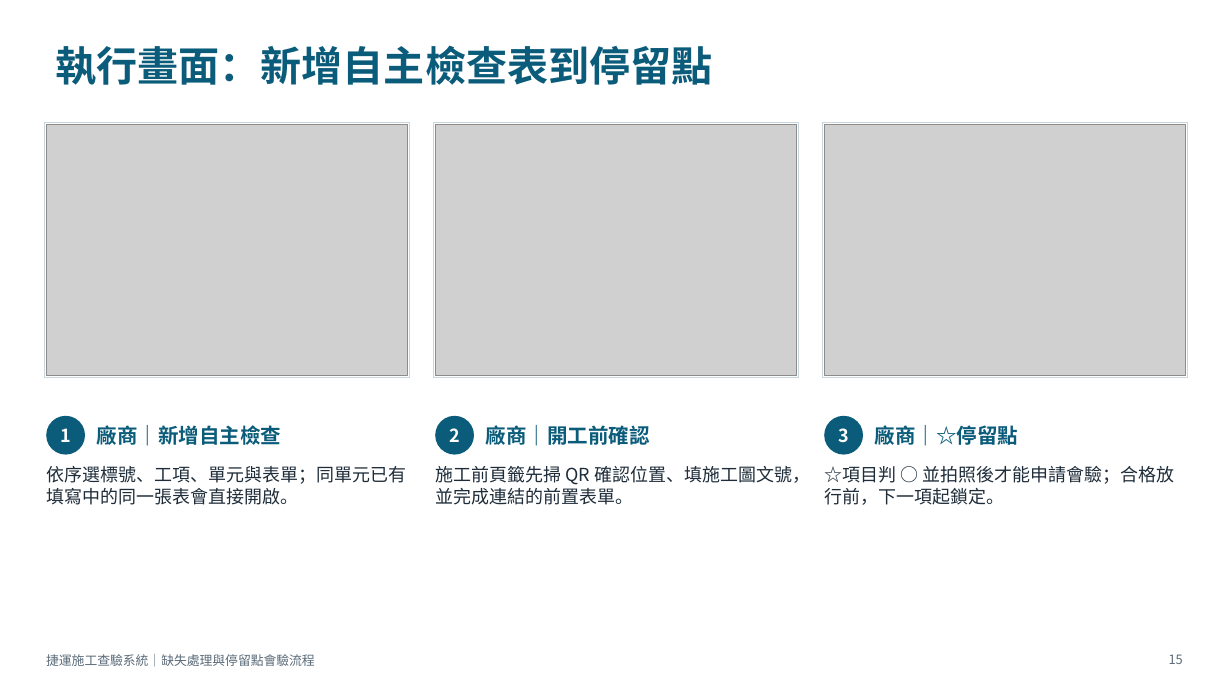
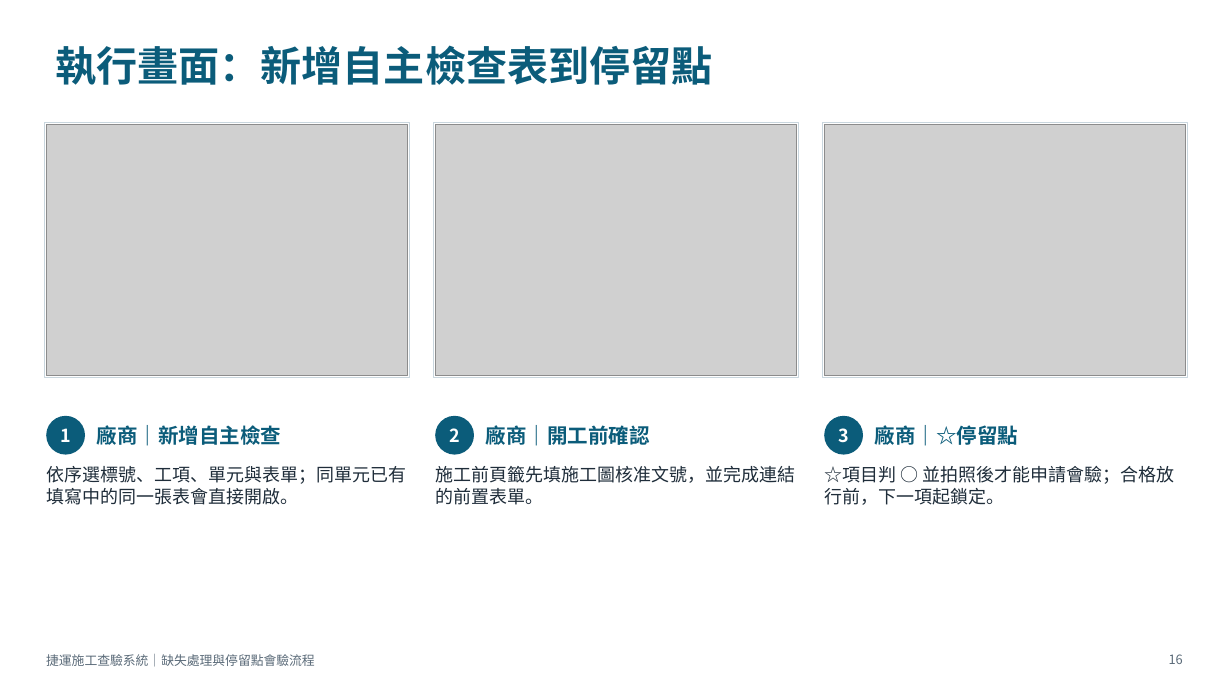
Before and after one commit to brianchou7310/MRT-Construction-QMS, a slide deck: slide 16 of 捷運施工查驗系統_缺失與停留點流程說明.pptx (slide 15 before the commit). Drawn at 1232x693 pixels with LibreOffice and Linux fonts; fonts in the diff are those of the drawing; grey boxes stand for pictures. Boxes give left, top, right and bottom in pixels: in the first picture for what was removed or moved away, otherwise in the second. Text is boxed around its words. In the diff, an @@ line names an element or a change of style, - is before the commit and + after.

```diff
--- a/捷運施工查驗系統_缺失與停留點流程說明.pptx
+++ b/捷運施工查驗系統_缺失與停留點流程說明.pptx
@@ text at bbox=[435, 466, 795, 505]: text changed @@
-施工前頁籤先掃 QR 確認位置、填施工圖文號，並完成連結的前置表單。
+施工前頁籤先填施工圖核准文號，並完成連結的前置表單。
@@ page number at bbox=[1169, 654, 1183, 664]: text changed @@
-15
+16
```
Also in this commit, not shown: 2 other slides changed, 1 slide added, 1 other file.
